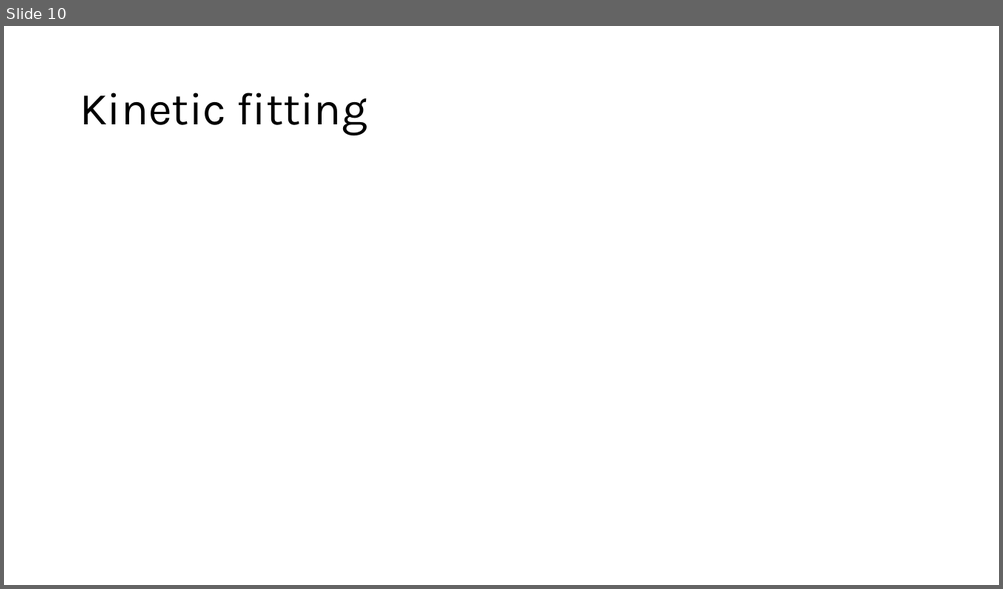
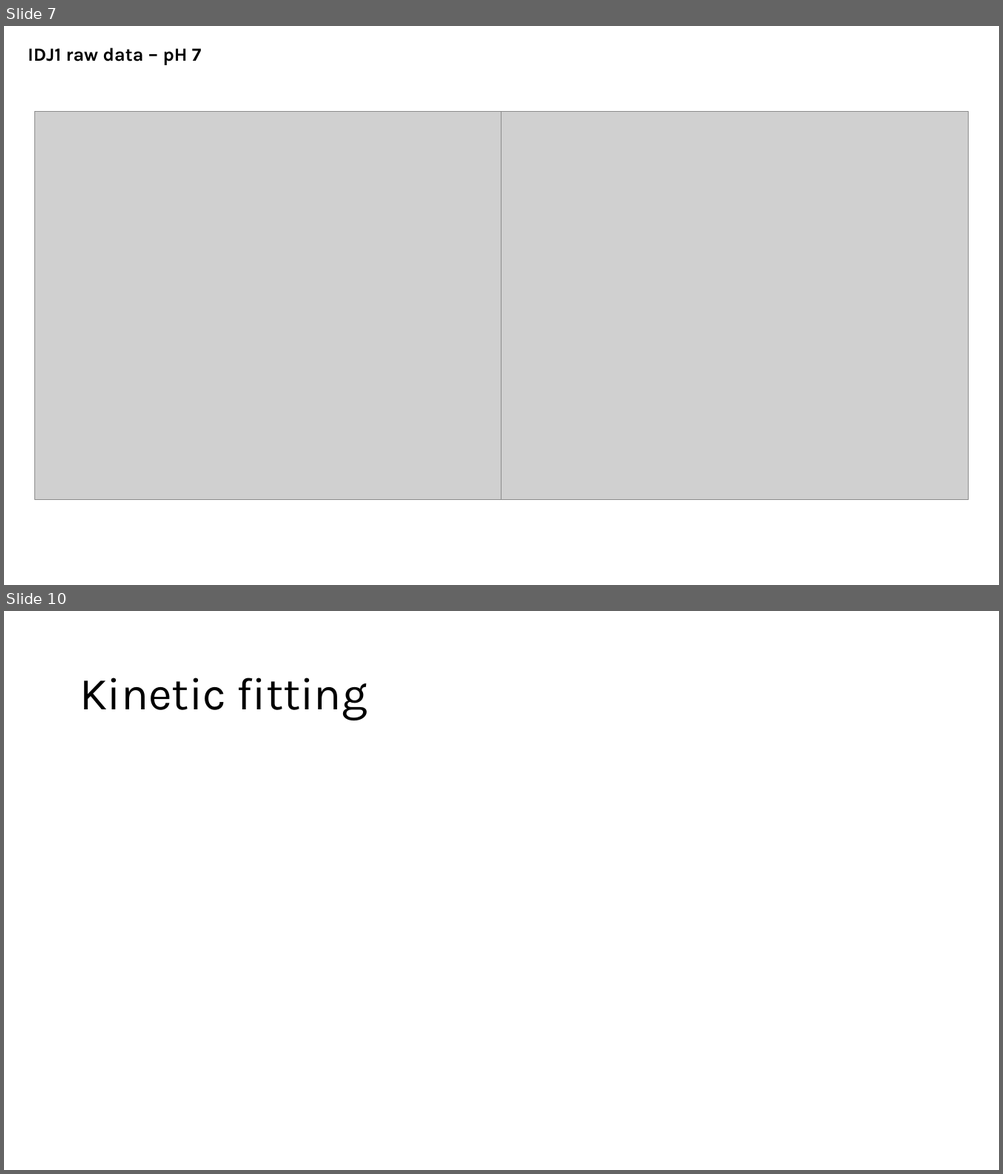
Before and after one commit to sjesse1001/mylabwork, a slide deck: BiomolecularDynamicsLab2024/2024-09-summary.pptx. Shown one above the other, each under a label of ours: slide 10 before the commit, slides 7 and 10 after it; the slides between them are not shown. The pictures are 1003x589 and 1003x1174 pixels, drawn with LibreOffice and Linux fonts; fonts in the diff are those of the drawing; grey boxes stand for pictures. Boxes give left, top, right and bottom in pixels: in the first picture for what was removed or moved away, otherwise in the second. Text is boxed around its words. In the diff, an @@ line names an element or a change of style, - is before the commit and + after.

```diff
--- a/BiomolecularDynamicsLab2024/2024-09-summary.pptx
+++ b/BiomolecularDynamicsLab2024/2024-09-summary.pptx
@@ slide 7 added at (4,26,999,585), background #FFFFFF @@
@@ text added at (28,47,202,65), 18 pt, text #000000, bold @@
+IDJ1 raw data – pH 7
@@ picture added at (34,112,501,500) @@
@@ picture added at (502,112,968,500) @@
```
Also in this commit, not shown: 2 slides changed, 7 other slides added, 8 slides removed.
